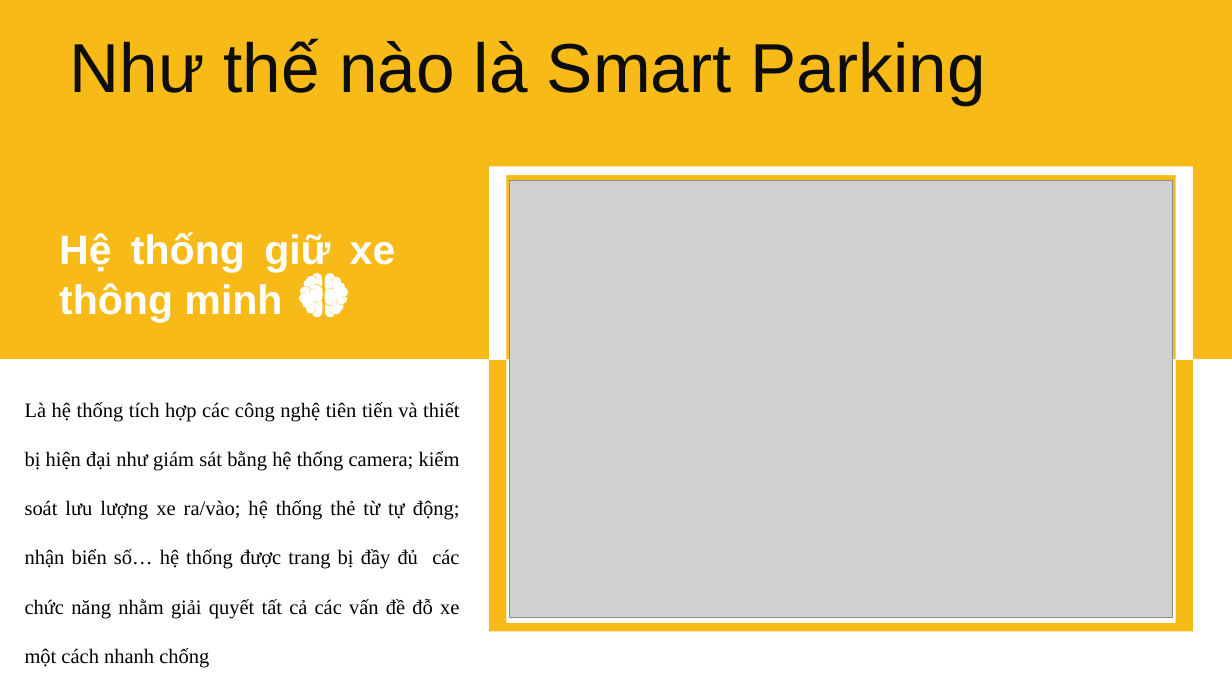
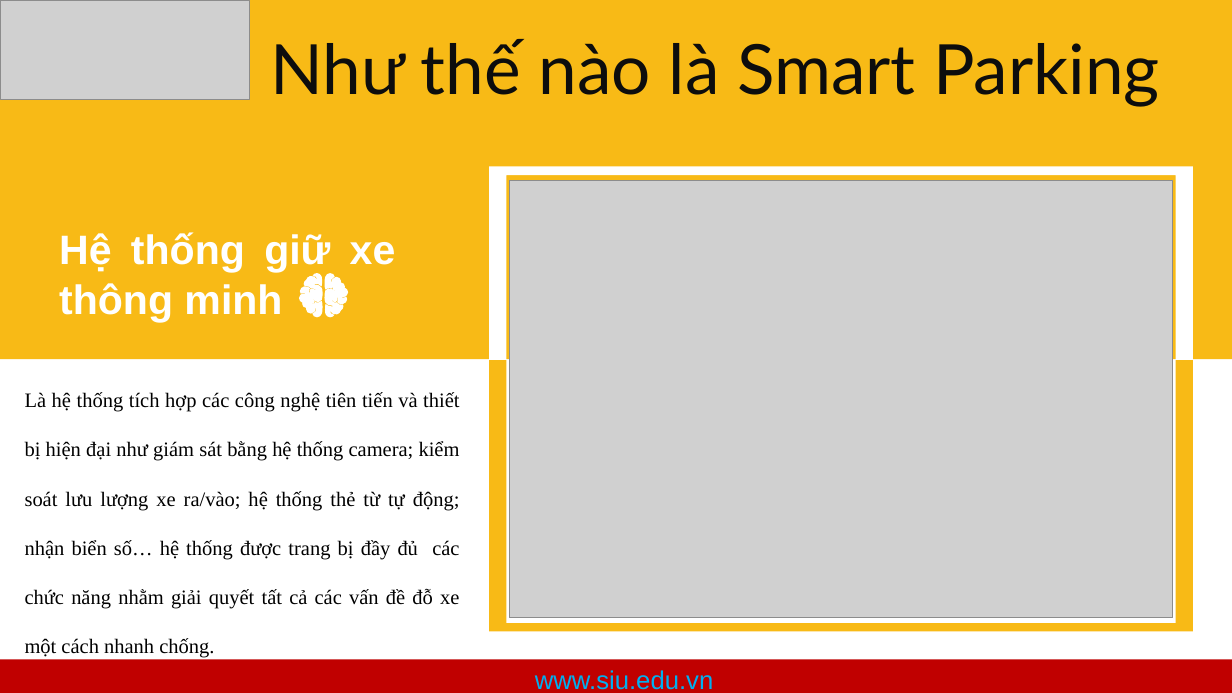
Before and after one commit to duyennd83/ParkingDemo, a slide deck: slide 5 of ParkingBCNCKH.pptx (slide 4 before the commit). Drawn at 1232x693 pixels with LibreOffice and Linux fonts; fonts in the diff are those of the drawing; grey boxes stand for pictures. Boxes give left, top, right and bottom in pixels: in the first picture for what was removed or moved away, otherwise in the second. Text is boxed around its words. In the diff, an @@ line names an element or a change of style, - is before the commit and + after.

```diff
--- a/ParkingBCNCKH.pptx
+++ b/ParkingBCNCKH.pptx
@@ picture added at (1, 0, 250, 99) @@
@@ text "Như thế nào là Smart ...": place and size @@
-text "Như thế nào là Smart ..." at (69, 38, 986, 105)
+text "Như thế nào là Smart ..." at (270, 39, 1160, 107)
@@ text "Như thế nào là Smart ..." at (270, 39, 1160, 107): font Arial to Lato; alignment left to centre @@
@@ text at (25, 392, 460, 658): text changed @@
-Là hệ thống tích hợp các công nghệ tiên tiến và thiết bị hiện đại như giám sát bằng hệ thống camera; kiểm soát lưu lượng xe ra/vào; hệ thống thẻ từ tự động; nhận biển số… hệ thống được trang bị đầy đủ các chức năng nhằm giải quyết tất cả các vấn đề đỗ xe một cách nhanh chống
+Là hệ thống tích hợp các công nghệ tiên tiến và thiết bị hiện đại như giám sát bằng hệ thống camera; kiểm soát lưu lượng xe ra/vào; hệ thống thẻ từ tự động; nhận biển số… hệ thống được trang bị đầy đủ các chức năng nhằm giải quyết tất cả các vấn đề đỗ xe một cách nhanh chống.
@@ rectangle added at (0, 660, 1232, 693), fill #C00000 @@
@@ text added at (535, 670, 713, 690), 20 pt, text #00B0F0 @@
+www.siu.edu.vn
```
Also in this commit, not shown: 3 other slides changed, 6 slides added, 37 other files.
